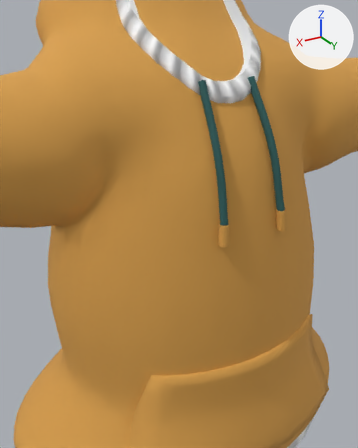
Renders of the glTF model characters/parts/hoodie_f/art/hoodie_f.glb from each side of a commit.
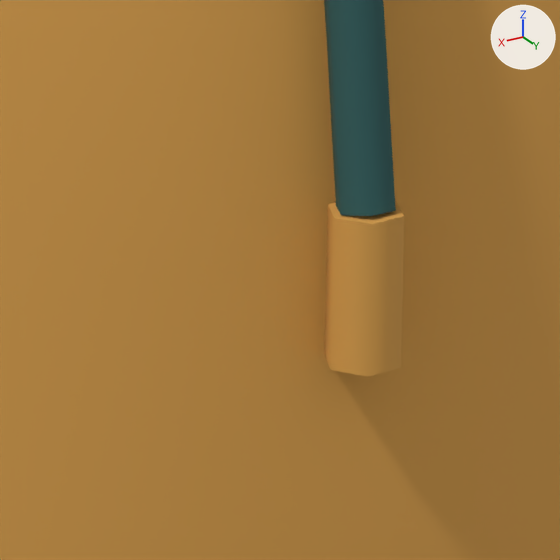
There are two pictures of each version: one from a camera (50 mm lens) standing at (0.296, 0.4797, 1.3659) and looking at (0.0721, 0.1064, 1.1793), one close up on the part from 48% to 70% of the width and 44% to 61% of the height. The lights are fixed; the arrows at upper right show +X, +Y and +Z. The first two pictures are the older version. Vertices at exactly the same position are counted once.

Names of what the first close-up shows: 'AgletR', 'StringR', 'Top'.
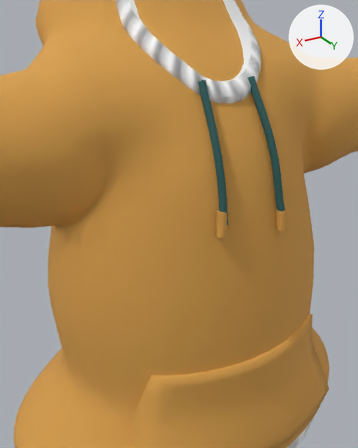
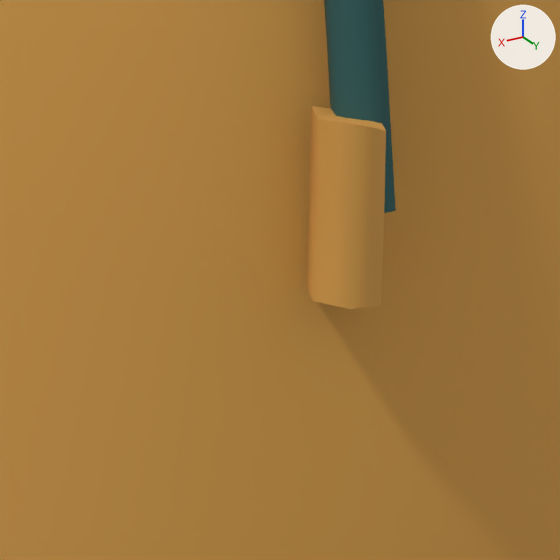
The newer file adds a shape key; the second version is drawn at full value of the shape key 'Chest_Stretch_R' of 'AgletR', and the change is written as the vertex moves it makes.

Boxes (x1, y1, x2, y2) around the edits, measured in the close-ups (560 x 560 px):
```json
{"object": "AgletR", "change": "reshaped", "before": [324, 202, 404, 377], "after": [307, 106, 386, 309], "on screen": "16% taller"}
```

The change, as JSON lines over the scene's bpy script:
```json
{"block": "me_agletr", "where": "# used by ob_agletr; location = (0.0, 0.0, 0.0)"}
{"op": "remove", "block": "me_agletr", "code": "me_agletr.from_pydata(...)  # 18 vertices, 32 faces; spans x 0.0306..0.0419, y 0.1242..0.1362, z 1.1576..1.1793"}
{"op": "add", "block": "me_agletr", "code": "me_agletr.from_pydata(...)  # 18 vertices, 32 faces; spans x 0.033..0.0439, y 0.1224..0.1346, z 1.1671..1.1932"}
{"block": "me_agletr", "change": "me_agletr part 1: 18 of 18 vertices moved; they spanned x 0.0306..0.0419, y 0.1242..0.1362, z 1.1576..1.1793 and now span x 0.033..0.0439, y 0.1224..0.1346, z 1.1671..1.1932; mean shift (0.0022, -0.0017, 0.0115)"}
```
